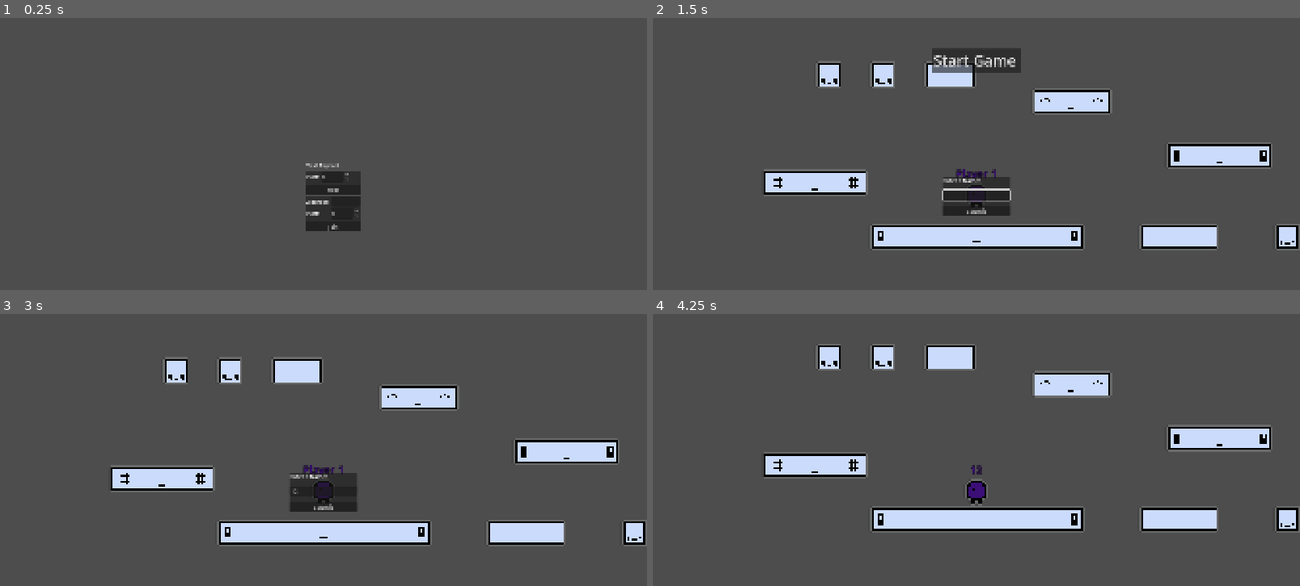
Above: before the commit, frames 1-4 (two rows, left to right).
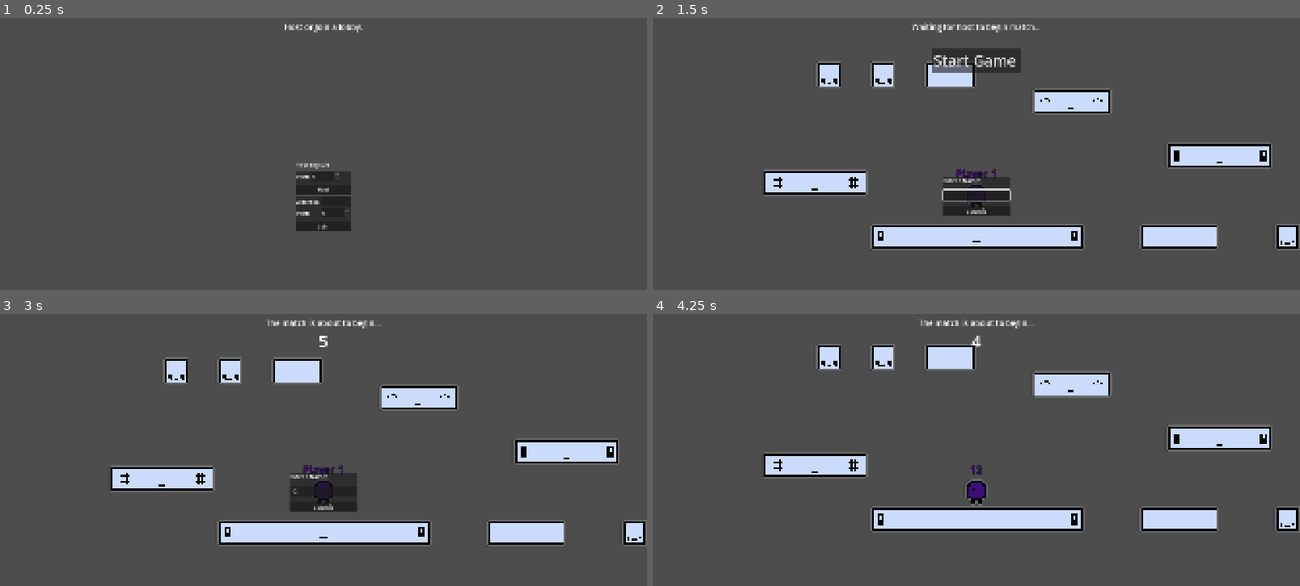
Above: after the commit, the same moments.

Repository: Mrneptune11/Unlimited-Games-Jam
Game: Godot game, scene res://Main/Lobby/Lobby.tscn
Two runs of this game, one before a commit and one after it. Both use one fixed random seed, a clock stepped at 60 frames per second and the inputs below.
Inputs (mouse positions are in pixels of both pictures, inside the frame that each line leads up to):
- Up to frame 1 (0.25 s): no input
- Up to frame 2 (1.5 s): click (995, 200) at 0.52 s; type "12" at 0.6 s; click "Host" at 1.25 s
- Up to frame 3 (3 s): click (323, 490) at 2.02 s; type "12" at 2.1 s; click "Start Game" at 2.75 s
- Up to frame 4 (4.25 s): click "Submit" at 3.5 s

The runs differ from the first frame. In frame 1, 1.1% of the frame differs, in the area x 44-56%, y 2-79%; in frame 2, 0.3%; in frame 3, 0.3%; in frame 4, 0.3%.

Commit message:
some feedback ui synced up

Diff:
--- a/Main/Lobby/Lobby.tscn
+++ b/Main/Lobby/Lobby.tscn
@@ -2,6 +2,14 @@
 
 [ext_resource type="Script" uid="uid://3mtp3mvg1058" path="res://Main/Lobby/lobby.gd" id="1_0duqs"]
 [ext_resource type="Script" uid="uid://b3bltlekjmkx8" path="res://Main/Lobby/ui.gd" id="2_0duqs"]
+
+[sub_resource type="SceneReplicationConfig" id="SceneReplicationConfig_0duqs"]
+properties/0/path = NodePath(".:text")
+properties/0/spawn = true
+properties/0/replication_mode = 2
+properties/1/path = NodePath("Timer:text")
+properties/1/spawn = true
+properties/1/replication_mode = 1
 
 [node name="Lobby" type="Node2D" unique_id=2146104970]
 script = ExtResource("1_0duqs")
@@ -31,10 +39,10 @@
 anchor_top = 0.5
 anchor_right = 0.5
 anchor_bottom = 0.5
-offset_left = -50.0
-offset_top = -93.0
-offset_right = 108.0
-offset_bottom = 94.0
+offset_left = -79.0
+offset_top = -104.0
+offset_right = 79.0
+offset_bottom = 104.0
 grow_horizontal = 2
 grow_vertical = 2
 
@@ -99,3 +107,29 @@
 [node name="Start" type="Button" parent="UI/Start/ENet/Join/VBox" unique_id=1813664087]
 layout_mode = 2
 text = "Join"
+
+[node name="EventTerminal" type="RichTextLabel" parent="UI" unique_id=814155835]
+anchors_preset = 5
+anchor_left = 0.5
+anchor_right = 0.5
+offset_left = -400.0
+offset_top = 20.0
+offset_right = 400.0
+offset_bottom = 140.0
+grow_horizontal = 2
+theme_override_font_sizes/normal_font_size = 24
+text = "Host or Join a lobby."
+horizontal_alignment = 1
+
+[node name="Timer" type="RichTextLabel" parent="UI/EventTerminal" unique_id=479230774]
+layout_mode = 0
+offset_left = 360.0
+offset_top = 30.0
+offset_right = 440.0
+offset_bottom = 110.0
+theme_override_font_sizes/normal_font_size = 50
+horizontal_alignment = 1
+vertical_alignment = 1
+
+[node name="MultiplayerSynchronizer" type="MultiplayerSynchronizer" parent="UI/EventTerminal" unique_id=1159857400]
+replication_config = SubResource("SceneReplicationConfig_0duqs")
--- a/Main/Lobby/lobby.gd
+++ b/Main/Lobby/lobby.gd
@@ -1,12 +1,21 @@
 class_name Lobby extends Node2D
+
+#-------------------------------------------------------------------------------
 
 #enum used to prevent new server joins
 enum State {
 	MATCH = 0,
 	LOBBY = 1,
+	UNINIT = 2,
 }
 
-var server_status:State = State.LOBBY
+var server_status:State = State.UNINIT:
+	set(value):
+		match value:
+			State.LOBBY:
+				$UI.update_event_terminal("Waiting for host to begin match...")
+			State.MATCH:
+				$UI.update_event_terminal("The match is about to begin...")
 
 #-------------------------------------------------------------------------------
 
@@ -17,11 +26,12 @@
 var available_colors:Array[StringName] = [] ##Stores generated colors for a match
 var player_idx:int = 0 ##Player number
 
+var contestants:Array[Player] = [] ##Array of players who are still in the running to win
+
 #-------------------------------------------------------------------------------
 
 var level:Level = null
 var level_idx:int = 1
-
 #-------------------------------------------------------------------------------
 
 # Lifecycle
@@ -46,7 +56,6 @@
 	multiplayer.connected_to_server.connect(_on_connected_to_server)
 	multiplayer.connection_failed.connect(_on_connection_failed)
 	multiplayer.server_disconnected.connect(_on_server_disconnected)
-
 #-------------------------------------------------------------------------------
 
 
@@ -61,6 +70,8 @@
 # Network
 
 func _start_server_common() -> void:
+	server_status = State.LOBBY
+
 	load_level(0) #start level scene
 	spawn_player(1) # server is always first player
 	$UI.init_start_btn()
@@ -166,11 +177,6 @@
 	var level_spawner: MultiplayerSpawner = $LevelSpawner
 	return (level_idx == level_spawner.get_spawnable_scene_count() - 1)
 
-# Level Events
-
-func start_match()->void:
-	server_status = State.MATCH
-
 #-------------------------------------------------------------------------------
 
 
@@ -212,10 +218,15 @@
 	$Players.add_child(player)
 	player.teleport.rpc(Vector2.ZERO)
 
+	#add player to contestant list
+	contestants.append(player)
+
 func remove_player(peer_id: int) -> void:
 	# Find player node
 	var player: Player = get_player(peer_id)
 	if (player == null): return
+
+	contestants.erase(player)
 
 	# Return character back to available list
 	available_colors.append(player.color_id)
@@ -226,3 +237,13 @@
 func teleport_players(new_pos: Vector2) -> void:
 	for player: Player in get_players():
 		player.teleport.rpc(new_pos)
+
+#-------------------------------------------------------------------------------
+
+# Level Events
+func start_match()->void:
+	server_status = State.MATCH
+	var timer:SceneTreeTimer = get_tree().create_timer(5)
+	$UI.active_timer = timer
+
+#-------------------------------------------------------------------------------
--- a/Main/Lobby/ui.gd
+++ b/Main/Lobby/ui.gd
@@ -1,12 +1,25 @@
 extends CanvasLayer
 
 @onready var lobby: Lobby = get_parent()
+
+var active_timer:SceneTreeTimer = null ##If there is an activetimer
 
 #-------------------------------------------------------------------------------
 
 const START_BTN_SCN = preload("res://UI/StartButton/StartGameButton.tscn")
 
 #-------------------------------------------------------------------------------
+
+func _process(_delta: float) -> void:
+	var timer_label:RichTextLabel = $EventTerminal/Timer
+
+	if active_timer:
+		var time_left:float = active_timer.time_left
+		if time_left > 0.0:
+			timer_label.text = str((roundi(time_left)))
+		else:
+			timer_label.text = ""
+
 
 func _ready() -> void:
 	$Start/ENet/Join/VBox/Start.pressed.connect(_on_enet_join_pressed)
@@ -44,3 +57,7 @@
 	add_child(start_btn)
 	start_btn.pressed.connect(lobby.start_match)
 	start_btn.pressed.connect(start_btn.hide)
+
+
+func update_event_terminal(string:String)->void:
+	$EventTerminal.text = string
--- a/Main/Managers/EventManager.gd
+++ b/Main/Managers/EventManager.gd
@@ -1,6 +1,6 @@
 extends Node
 
-class Event:
+class EventData:
 	var id: StringName
 	var weight:float = 1.0
 
@@ -9,7 +9,7 @@
 		weight = new_weight
 
 var EVENT_DICT:Array = preload("res://Data/events.json").data
-var event_list:Array[Event] = []
+var event_list:Array[EventData] = []
 var event_weights:Array[float] = []
 
 func _ready() -> void:
@@ -18,9 +18,9 @@
 func prep_events(events:Array)->void:
 	for i:int in range(events.size()):
 		var event:Dictionary = events[i]
-		event_list.append(Event.new(event.id,event.weight))
+		event_list.append(EventData.new(event.id,event.weight))
 		event_weights.append(events[i].weight)
 
-func choose_event(events:Array[Event],weights:Array[float])->Event:
+func choose_event(events:Array[EventData],weights:Array[float])->EventData:
 	var rng:RandomNumberGenerator = RandomNumberGenerator.new()
 	return(events[rng.rand_weighted(weights)])
